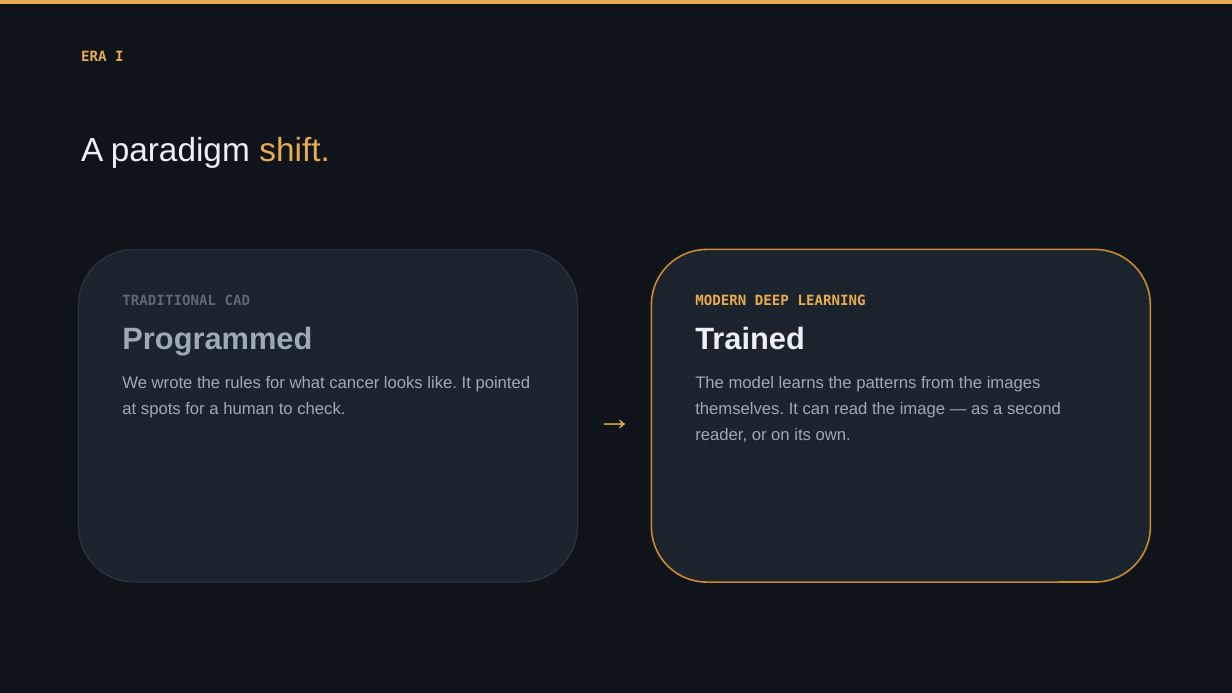
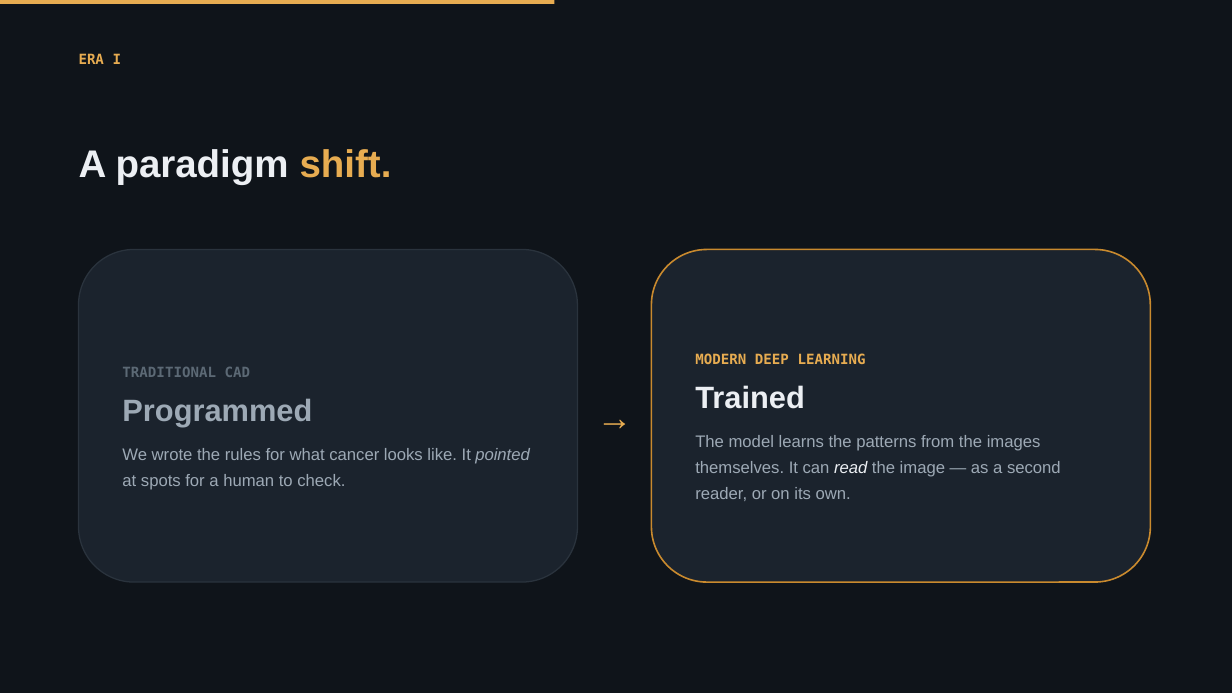
Before and after one commit to Emory-HITI/Mammo, a slide deck: slide 7 of keynote-iwbi-2026/pptx/sections/IWBI2026_Trivedi_01_CAD.pptx. Drawn at 1232x693 pixels with LibreOffice and Linux fonts; fonts in the diff are those of the drawing. Boxes give left, top, right and bottom in pixels: in the first picture for what was removed or moved away, otherwise in the second. Text is boxed around its words. In the diff, an @@ line names an element or a change of style, - is before the commit and + after.

```diff
--- a/keynote-iwbi-2026/pptx/sections/IWBI2026_Trivedi_01_CAD.pptx
+++ b/keynote-iwbi-2026/pptx/sections/IWBI2026_Trivedi_01_CAD.pptx
@@ rectangle: place and size @@
-rectangle at bbox=[0, 0, 1232, 4]
+rectangle at bbox=[0, 0, 555, 4]
@@ text "ERA I" at bbox=[79, 53, 121, 64]: line spacing 1.28 to 1; less space between paragraphs @@
@@ text "A paradigm shift.": place and size @@
-text "A paradigm shift." at bbox=[81, 137, 329, 167]
+text "A paradigm shift." at bbox=[79, 149, 392, 184]
@@ text "A paradigm shift." at bbox=[79, 149, 392, 184]: size 26 to 30 pt, bold on; line spacing 1.05 to 1; less space between paragraphs @@
@@ rounded rectangle "TRADITIONAL CAD" at bbox=[79, 250, 578, 582]: vertical alignment top to middle; outline #2A333E 1 pt to #2A333D 1 pt @@
@@ rounded rectangle "MODERN DEEP LEARNING" at bbox=[652, 250, 1151, 582]: vertical alignment top to middle @@
@@ text in rounded rectangle at bbox=[122, 448, 530, 490]: italic on in "pointed" @@
@@ text in rounded rectangle at bbox=[695, 435, 1061, 501]: text colour #9DA9B5 to #ECEFF3, italic on in "read" @@
```
Also in this commit, not shown: 6 other slides changed, 1 other file.
